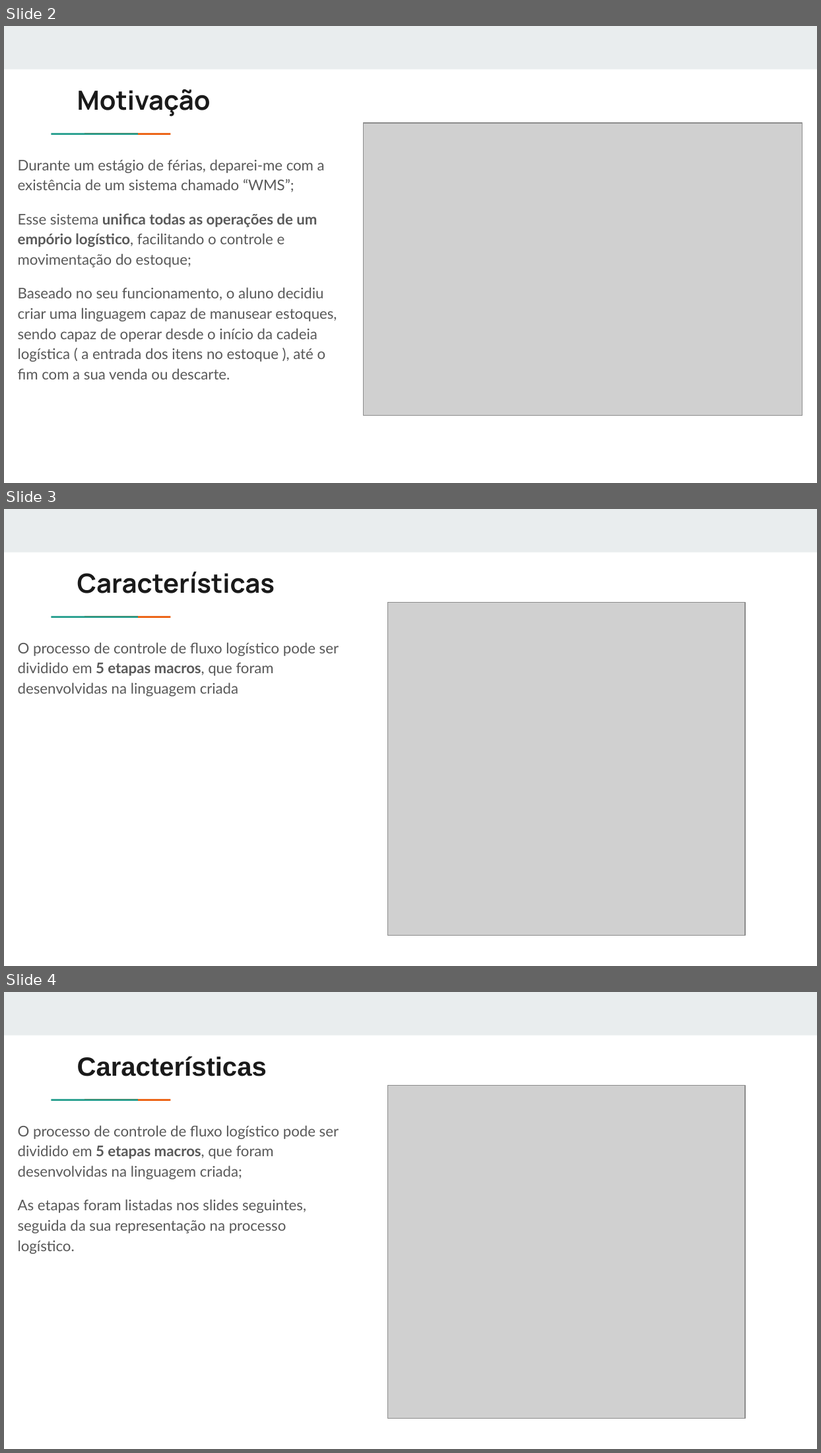
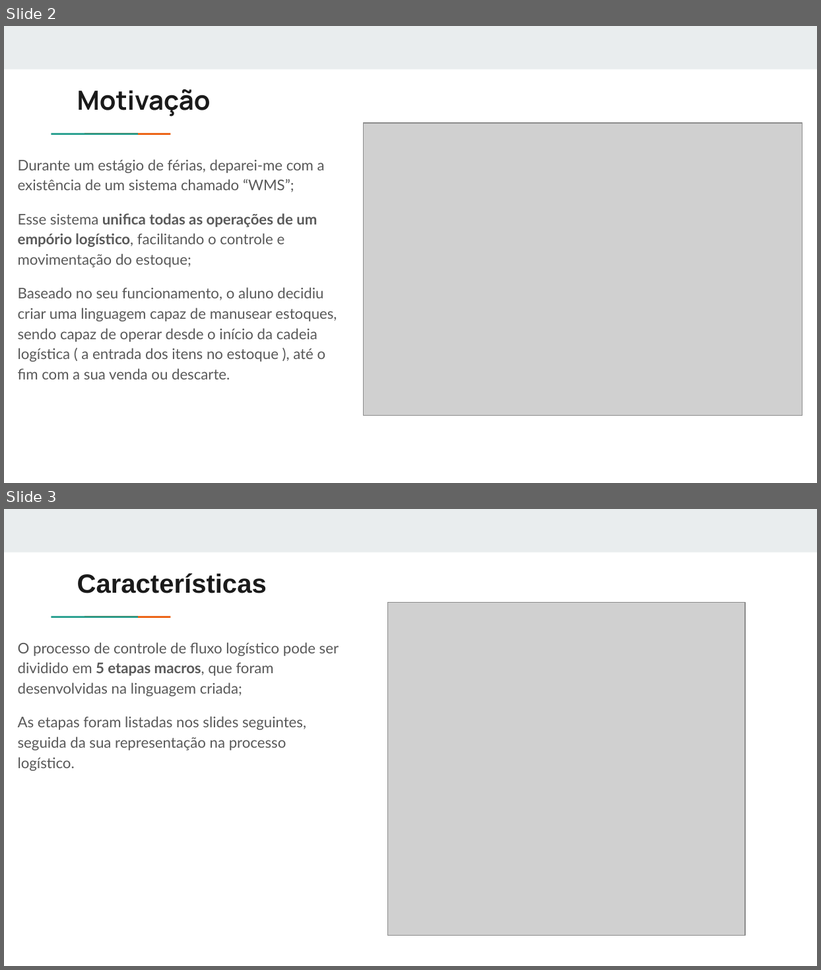
Before and after one commit to devluisrodrigues/projetologcomp, a slide deck: Linguagem de controle de estoque.pptx. Shown one above the other, each under a label of ours: slides 2, 3 and 4 before the commit, slides 2 and 3 after it. The pictures are 821x1453 and 821x970 pixels, drawn with LibreOffice and Linux fonts; fonts in the diff are those of the drawing; grey boxes stand for pictures. Boxes give left, top, right and bottom in pixels: in the first picture for what was removed or moved away, otherwise in the second. Text is boxed around its words. In the diff, an @@ line names an element or a change of style, - is before the commit and + after.

```diff
--- a/Linguagem de controle de estoque.pptx
+++ b/Linguagem de controle de estoque.pptx
@@ slide 3 removed at (x1=4, y1=509, x2=817, y2=966), background #FFFFFF; not listed: 3 template elements that a slide beside it also shows @@
@@ title removed at (x1=77, y1=572, x2=275, y2=593) @@
-Características
@@ picture removed at (x1=388, y1=603, x2=745, y2=936) @@
@@ text removed at (x1=18, y1=642, x2=339, y2=696) @@
-O processo de controle de fluxo logístico pode ser dividido em 5 etapas macros, que foram desenvolvidas na linguagem criada
@@ what was slide 4 is now slide 3 @@
```
Also in this commit, not shown: 2 slides changed, 1 slide added, 5 other files.
